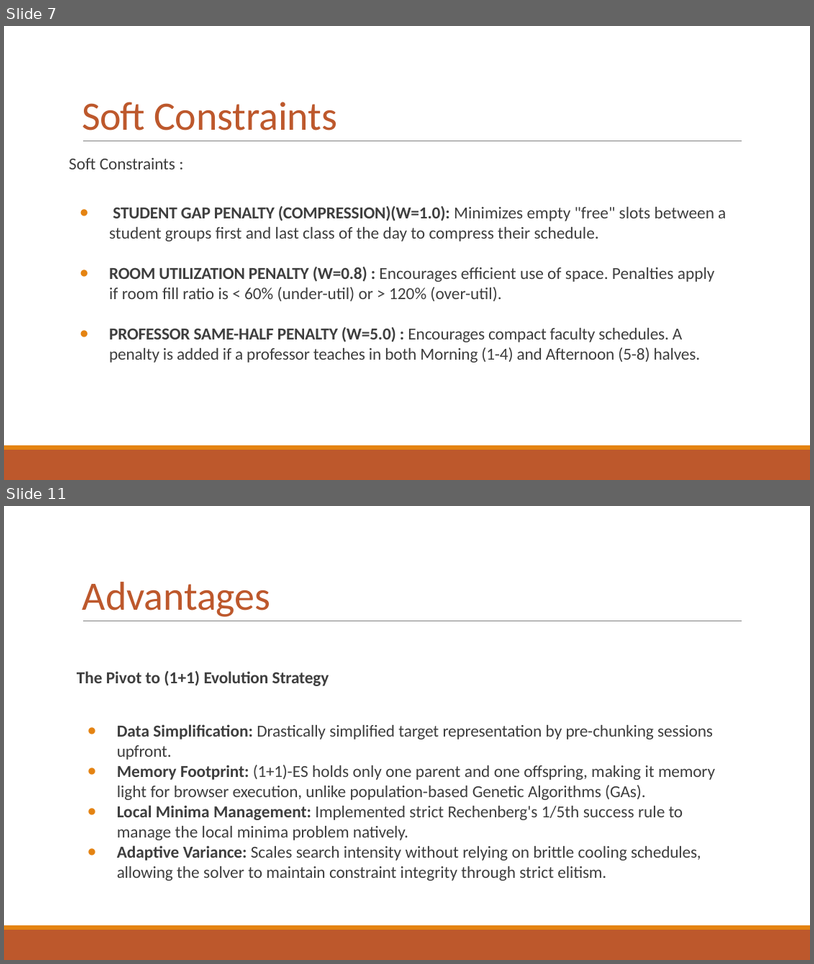
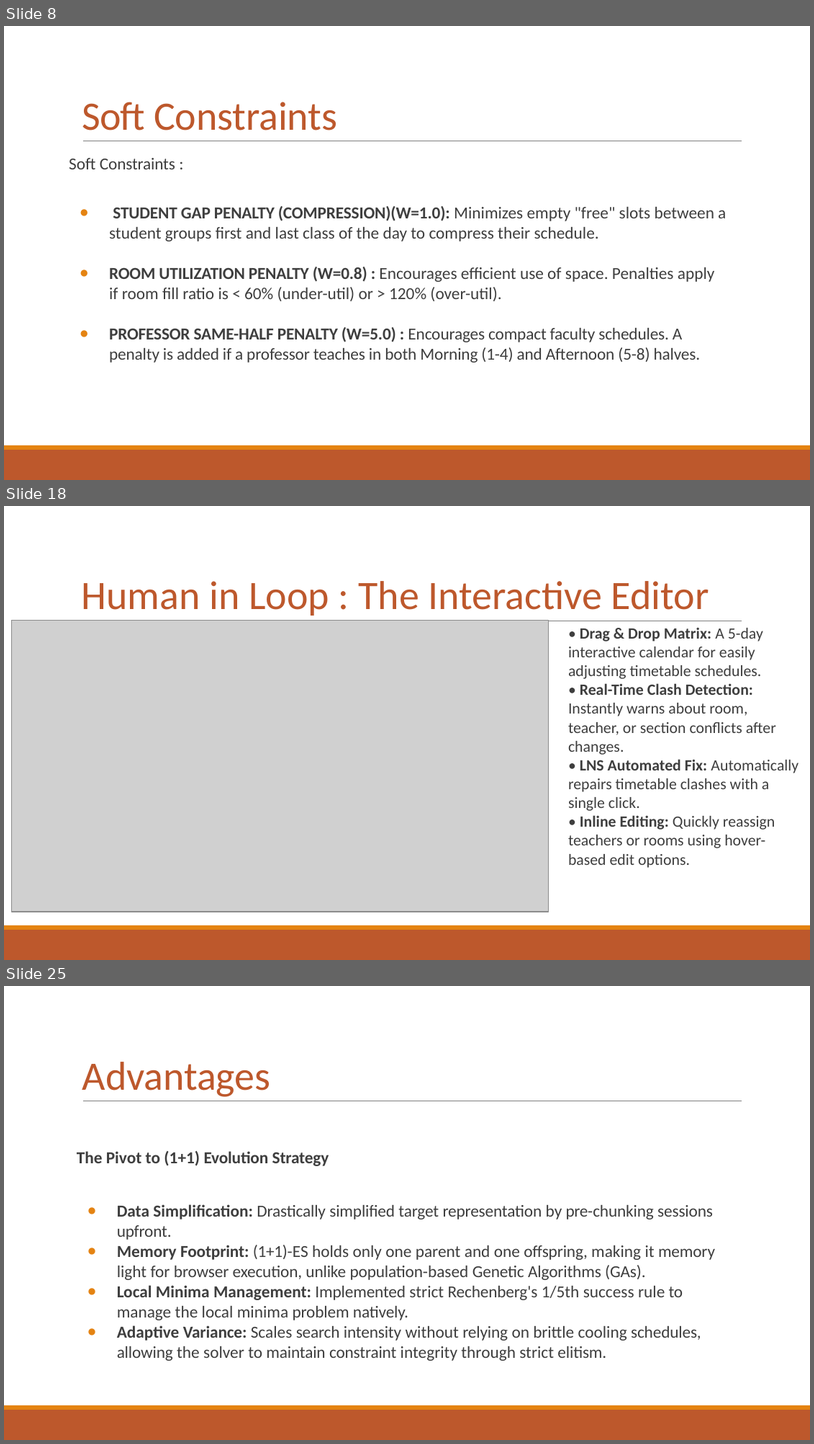
Before and after one commit to toad-of-code/timetable-editor-and-generator, a slide deck: TTGen (1).pptx. Shown one above the other, each under a label of ours: slides 7 and 11 before the commit, slides 8, 18 and 25 after it; the slides between them are not shown. The pictures are 814x964 and 814x1444 pixels, drawn with LibreOffice and Linux fonts; fonts in the diff are those of the drawing; grey boxes stand for pictures. Boxes give left, top, right and bottom in pixels: in the first picture for what was removed or moved away, otherwise in the second. Text is boxed around its words. In the diff, an @@ line names an element or a change of style, - is before the commit and + after.

```diff
--- a/TTGen (1).pptx
+++ b/TTGen (1).pptx
@@ slide 18 added at (4, 506, 810, 960), background #FFFFFF; not listed: 3 template elements that a slide beside it also shows @@
@@ title added at (81, 581, 710, 615), 36 pt, text #BD582C @@
+Human in Loop : The Interactive Editor
@@ picture added at (11, 620, 548, 911) @@
@@ text added at (568, 628, 799, 867), 14 pt, text #3E3E3E @@
+• Drag & Drop Matrix: A 5-day interactive calendar for easily adjusting timetable schedules.
+• Real-Time Clash Detection: Instantly warns about room, teacher, or section conflicts after changes.
+• LNS Automated Fix: Automatically repairs timetable clashes with a single click.
+• Inline Editing: Quickly reassign teachers or rooms using hover-based edit options.
@@ what was slide 7 is now slide 8 @@
@@ what was slide 11 is now slide 25 @@
```
Also in this commit, not shown: 7 slides changed, 15 other slides added, 3 slides removed, 16 other files.
